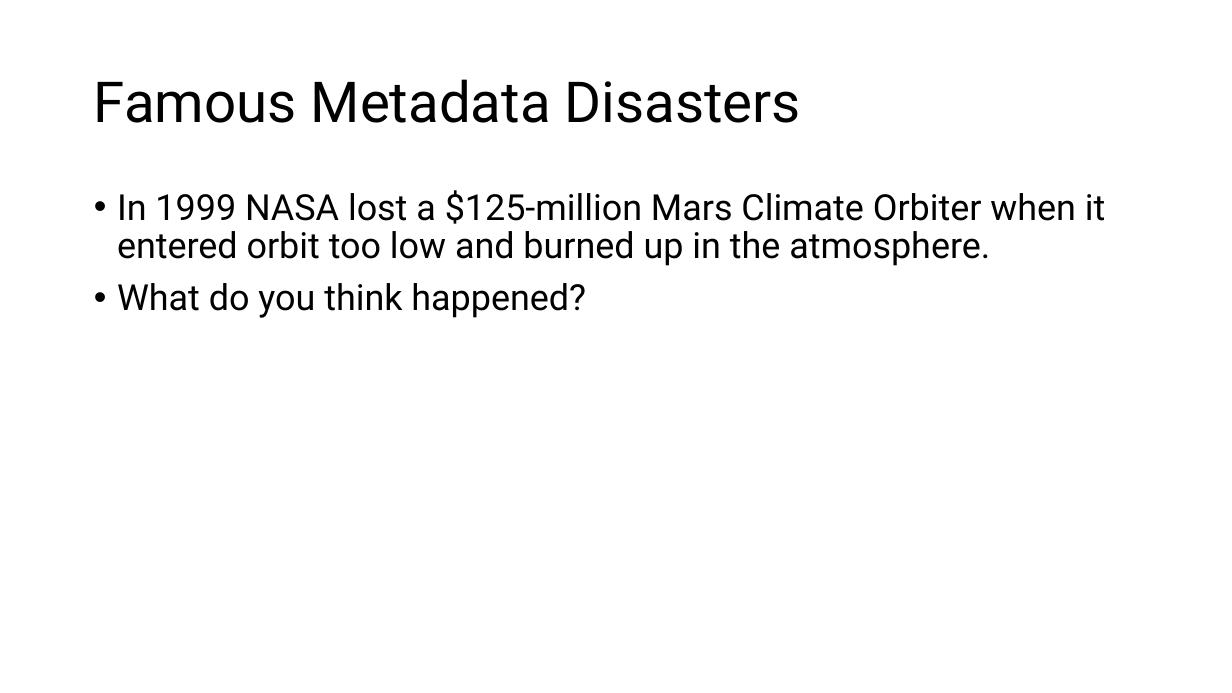
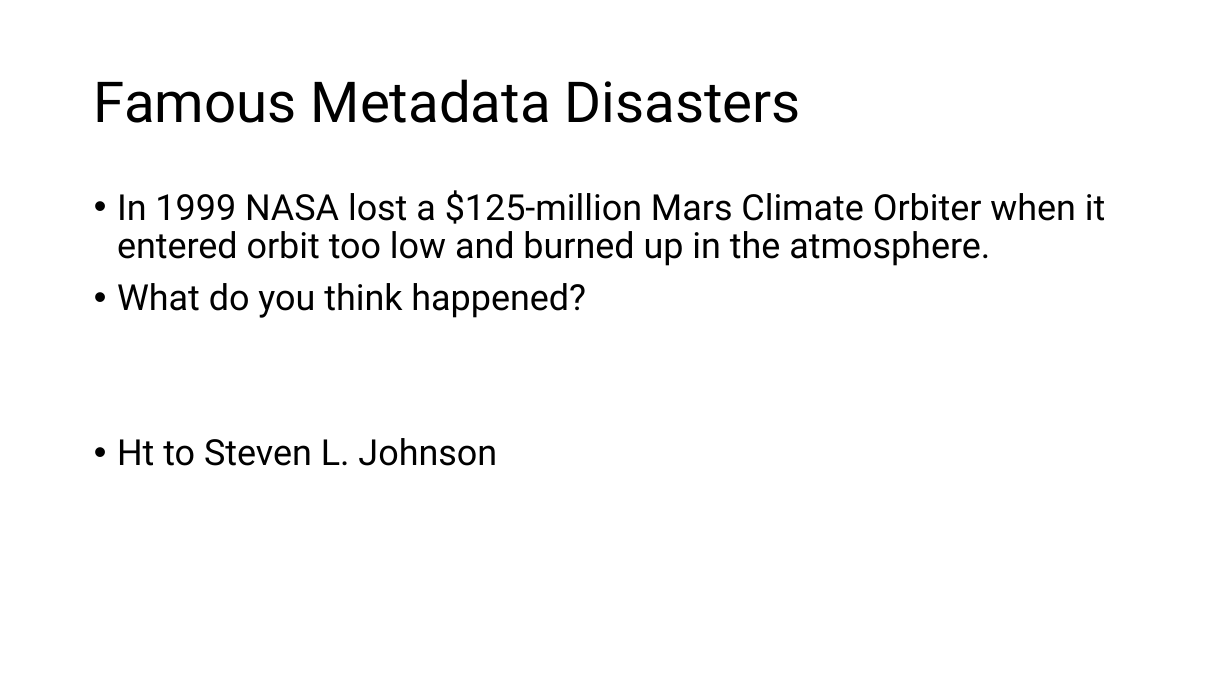
Before and after one commit to walshbr/data-for-the-rest-of-us, a slide deck: slide 17 of resources/week-3/description.pptx. Drawn at 1232x693 pixels with LibreOffice and Linux fonts; fonts in the diff are those of the drawing. Boxes give left, top, right and bottom in pixels: in the first picture for what was removed or moved away, otherwise in the second. Text is boxed around its words. In the diff, an @@ line names an element or a change of style, - is before the commit and + after.

Commit message:
update

```diff
--- a/resources/week-3/description.pptx
+++ b/resources/week-3/description.pptx
@@ text at (117, 438, 497, 466): paragraph added @@
+• Ht to Steven L. Johnson
```
Also in this commit, not shown: 1 other slide changed.
